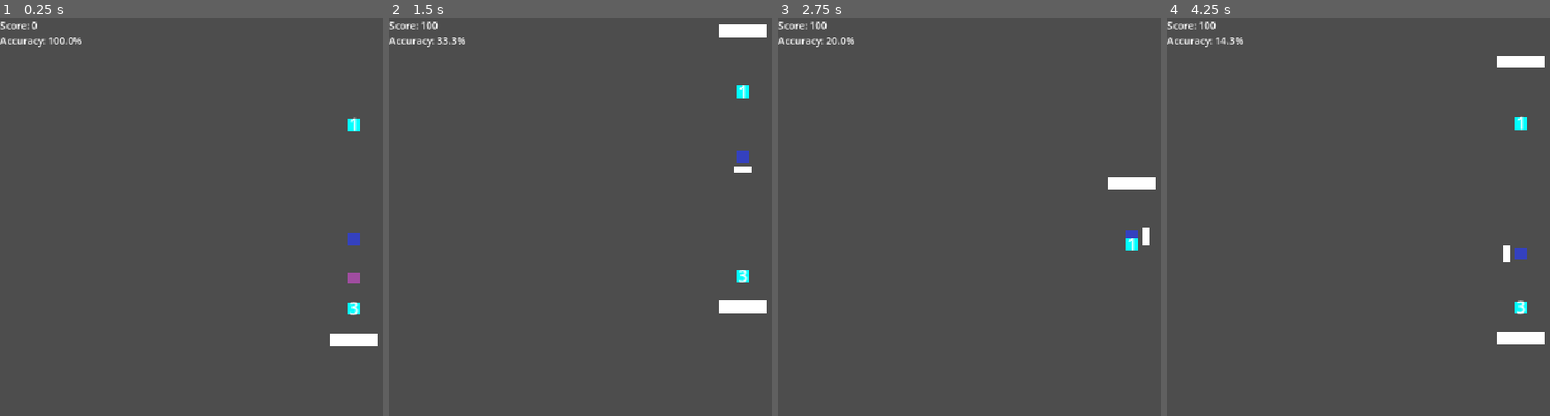
Above: before the commit, frames 1-4 (left to right).
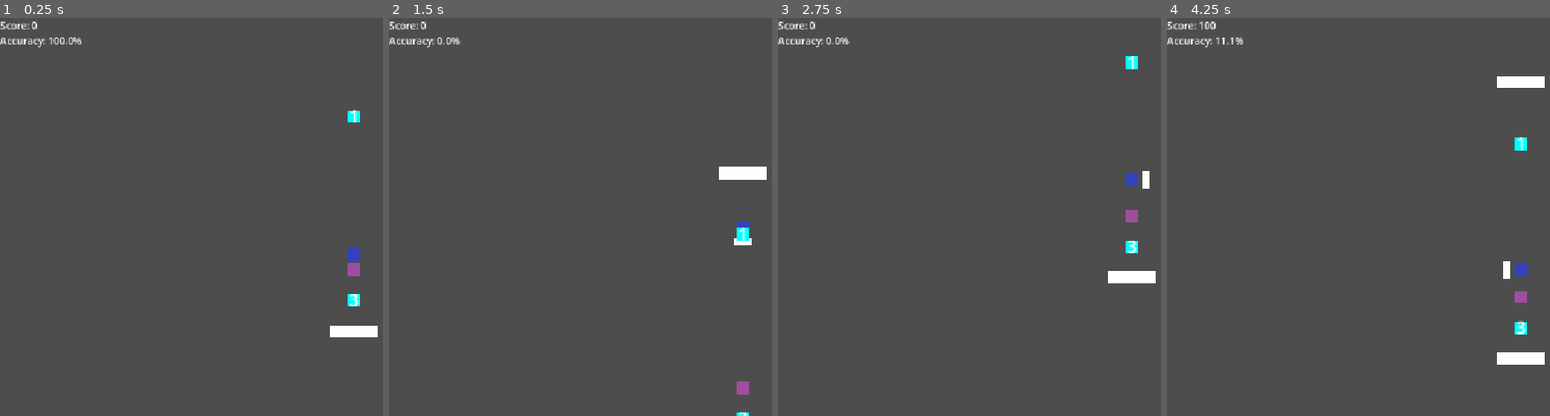
Above: after the commit, the same moments.

Repository: ftambler/godot-rythm-game
Game: Godot game, scene res://Game.tscn
The game is run twice, just before and just after one commit, with the same random seed, the same clock (stepped at 60 frames per second) and the same inputs.
Inputs:
- Up to frame 1 (0.25 s): no input
- Up to frame 2 (1.5 s): hold Right (shield_right) 0.53-1.28 s; hold Space (hit_orb) 0.53-1.28 s; hold S (shield_down) from 1.28 s (still down); tap Space (hit_orb) at 1.35 s
- Up to frame 3 (2.75 s): release S (shield_down) at 2.03 s; hold Right (shield_right) from 2.03 s (still down); hold Space (hit_orb) from 2.03 s (still down)
- Up to frame 4 (4.25 s): release Right (shield_right) at 2.78 s; release Space (hit_orb) at 2.78 s; hold Up (shield_up) 2.78-3.53 s; tap Space (hit_orb) at 2.85 s; hold Left (shield_left) from 3.53 s (still down); hold Space (hit_orb) from 3.53 s (still down)

The runs differ from the first frame. In frame 1, 1.2% of the frame differs, in the area x 86-99%, y 23-83%; in frame 2, 2.0%; in frame 3, 1.4%; in frame 4, 2.4%, in the area x 13-99%, y 4-88%.

Commit message:
Changed speed values

Diff:
--- a/scripts/player/PlayerSpeed.gd
+++ b/scripts/player/PlayerSpeed.gd
@@ -8,9 +8,9 @@
 }
 
 const VALUES := {
-	Type.SPEED_1: 150.0,
-	Type.SPEED_2: 300.0,
-	Type.SPEED_3: 450.0
+	Type.SPEED_1: 300.0,
+	Type.SPEED_2: 500.0,
+	Type.SPEED_3: 700.0
 }
 
 static func get_value(speed_type: Type) -> float:
